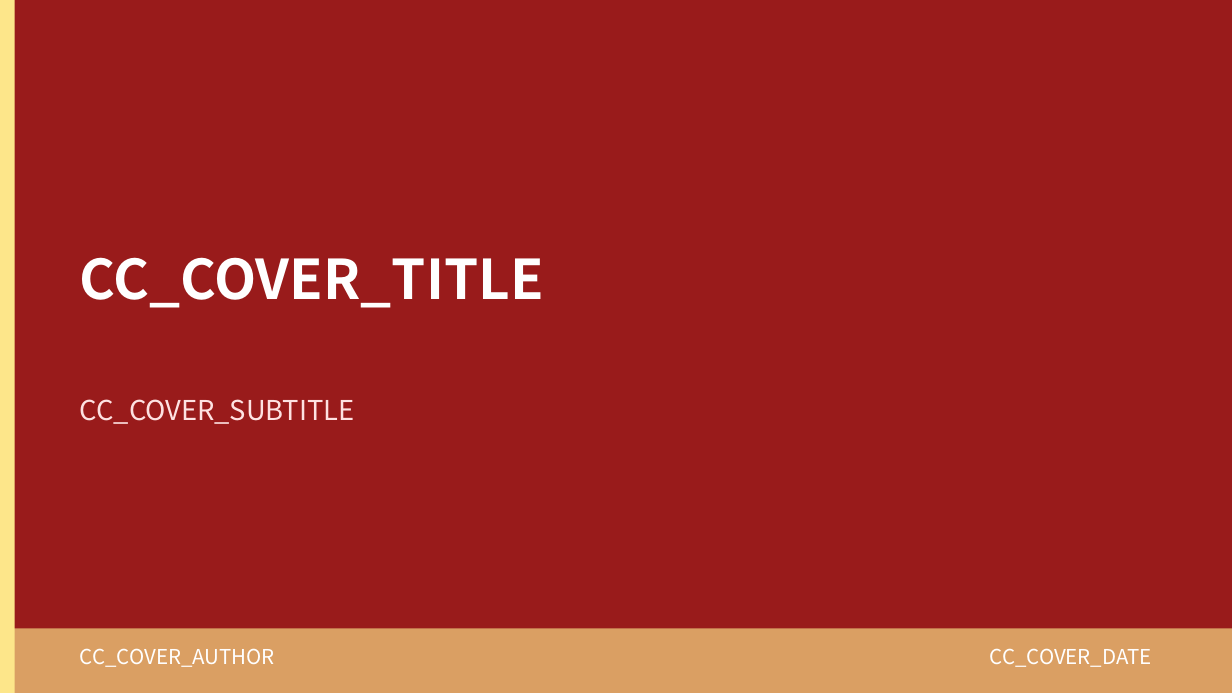
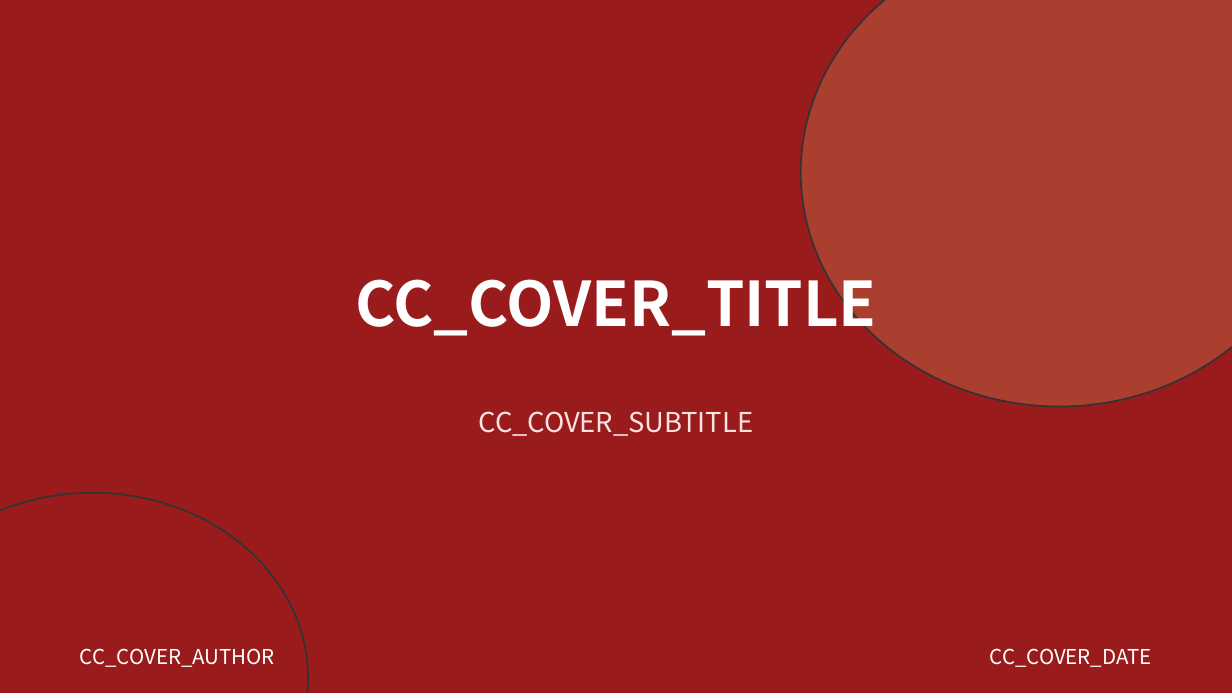
Before and after one commit to holyaugust/chartcraft, a slide deck: slide 1 of public/ppt-beautify/full/red-corporate.pptx. Drawn at 1232x693 pixels with LibreOffice and Linux fonts; fonts in the diff are those of the drawing. Boxes give left, top, right and bottom in pixels: in the first picture for what was removed or moved away, otherwise in the second. Text is boxed around its words. In the diff, an @@ line names an element or a change of style, - is before the commit and + after.

```diff
--- a/public/ppt-beautify/full/red-corporate.pptx
+++ b/public/ppt-beautify/full/red-corporate.pptx
@@ rectangle removed at [0, 0, 15, 692] @@
@@ ellipse added at [801, 0, 1232, 407], fill #FDE68A at 18% opacity, outline #333333 1 pt @@
@@ text "CC_COVER_TITLE": place and size @@
-text "CC_COVER_TITLE" at [80, 257, 544, 308]
+text "CC_COVER_TITLE" at [355, 263, 877, 339]
@@ text "CC_COVER_TITLE" at [355, 263, 877, 339]: size 32 to 36 pt; alignment left to centre @@
@@ text "CC_COVER_SUBTITLE": place and size @@
-text "CC_COVER_SUBTITLE" at [80, 399, 355, 424]
+text "CC_COVER_SUBTITLE" at [478, 411, 753, 436]
@@ text "CC_COVER_SUBTITLE" at [478, 411, 753, 436]: alignment left to centre @@
@@ ellipse added at [0, 493, 308, 693], fill #991B1B at 12% opacity, outline #333333 1 pt @@
@@ rectangle removed at [0, 628, 1232, 693] @@
```
Also in this commit, not shown: 13 other slides changed, 52 other files.
